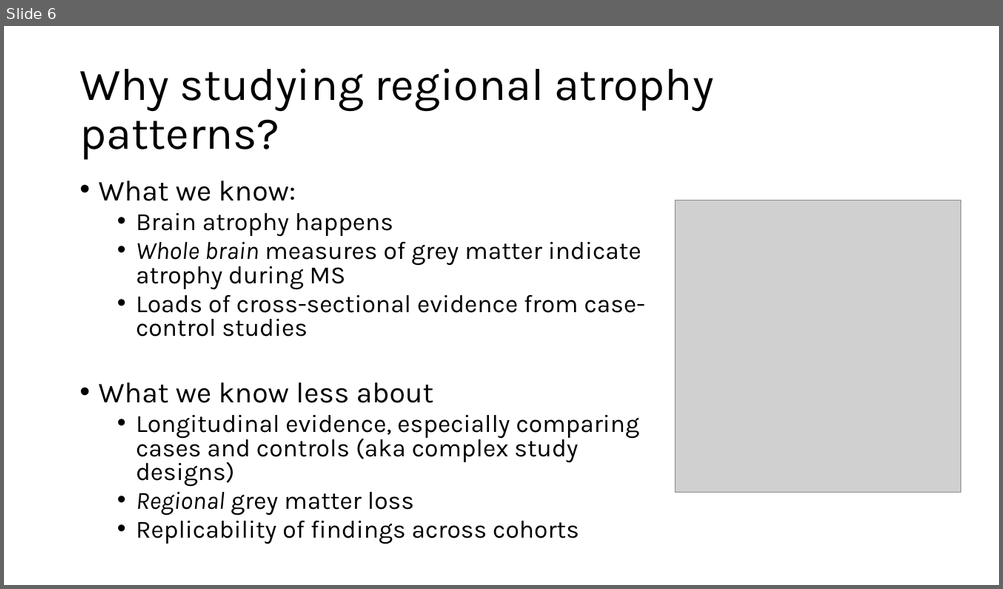
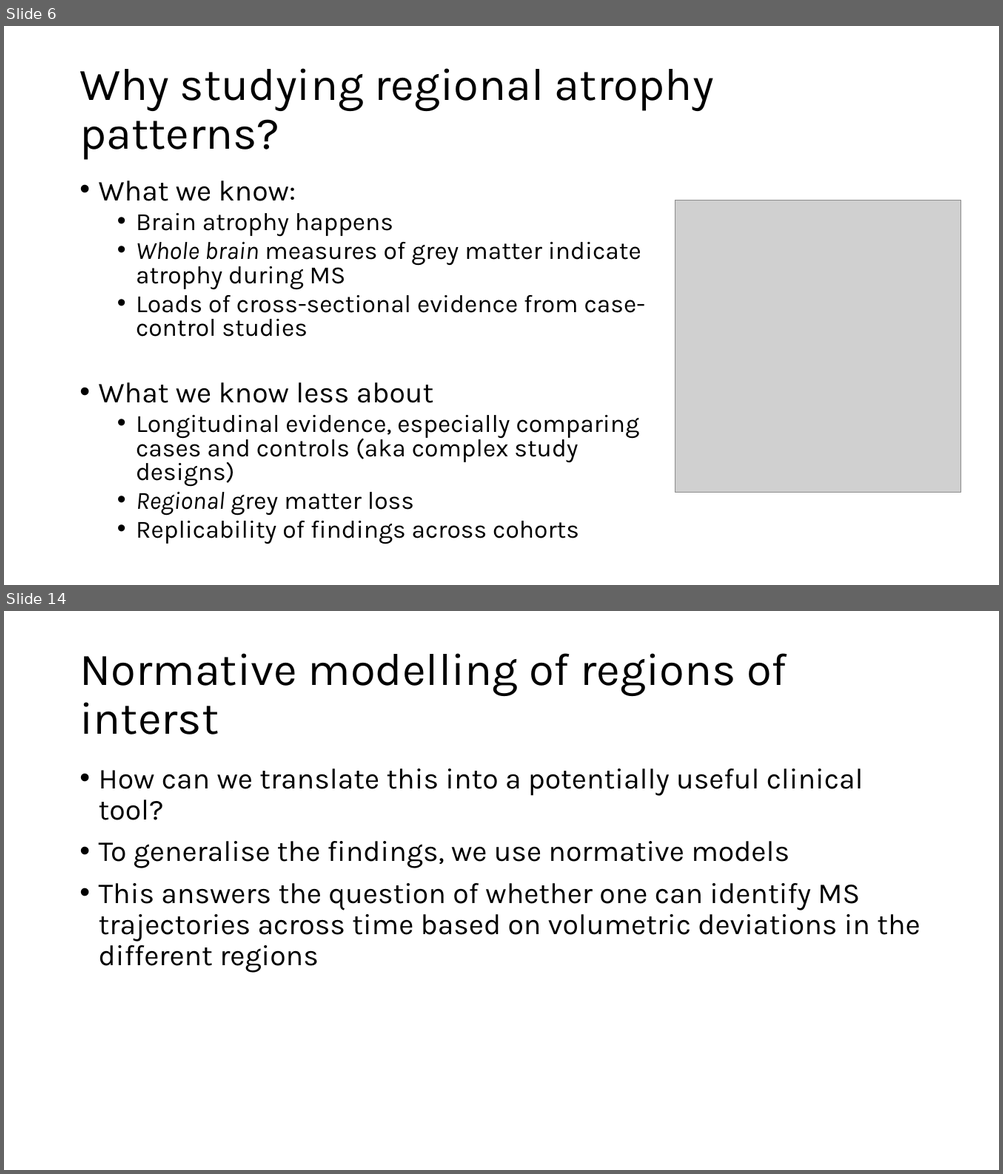
Before and after one commit to MaxKorbmacher/Presentations, a slide deck: 2025-04-10-GM_degeneration_MS.pptx. Shown one above the other, each under a label of ours: slide 6 before the commit, slides 6 and 14 after it; the slides between them are not shown. The pictures are 1003x589 and 1003x1174 pixels, drawn with LibreOffice and Linux fonts; fonts in the diff are those of the drawing; grey boxes stand for pictures. Boxes give left, top, right and bottom in pixels: in the first picture for what was removed or moved away, otherwise in the second. Text is boxed around its words. In the diff, an @@ line names an element or a change of style, - is before the commit and + after.

```diff
--- a/2025-04-10-GM_degeneration_MS.pptx
+++ b/2025-04-10-GM_degeneration_MS.pptx
@@ slide 14 added at (4, 611, 999, 1170), background #FFFFFF @@
@@ title added at (79, 653, 787, 735), 44 pt, text #000000 @@
+Normative modelling of regions of interst
@@ text added at (99, 769, 919, 973), 28 pt, text #000000 @@
+• How can we translate this into a potentially useful clinical tool?
+• To generalise the findings, we use normative models
+• This answers the question of whether one can identify MS trajectories across time based on volumetric deviations in the different regions
```
Also in this commit, not shown: 3 slides changed, 3 other slides added.
